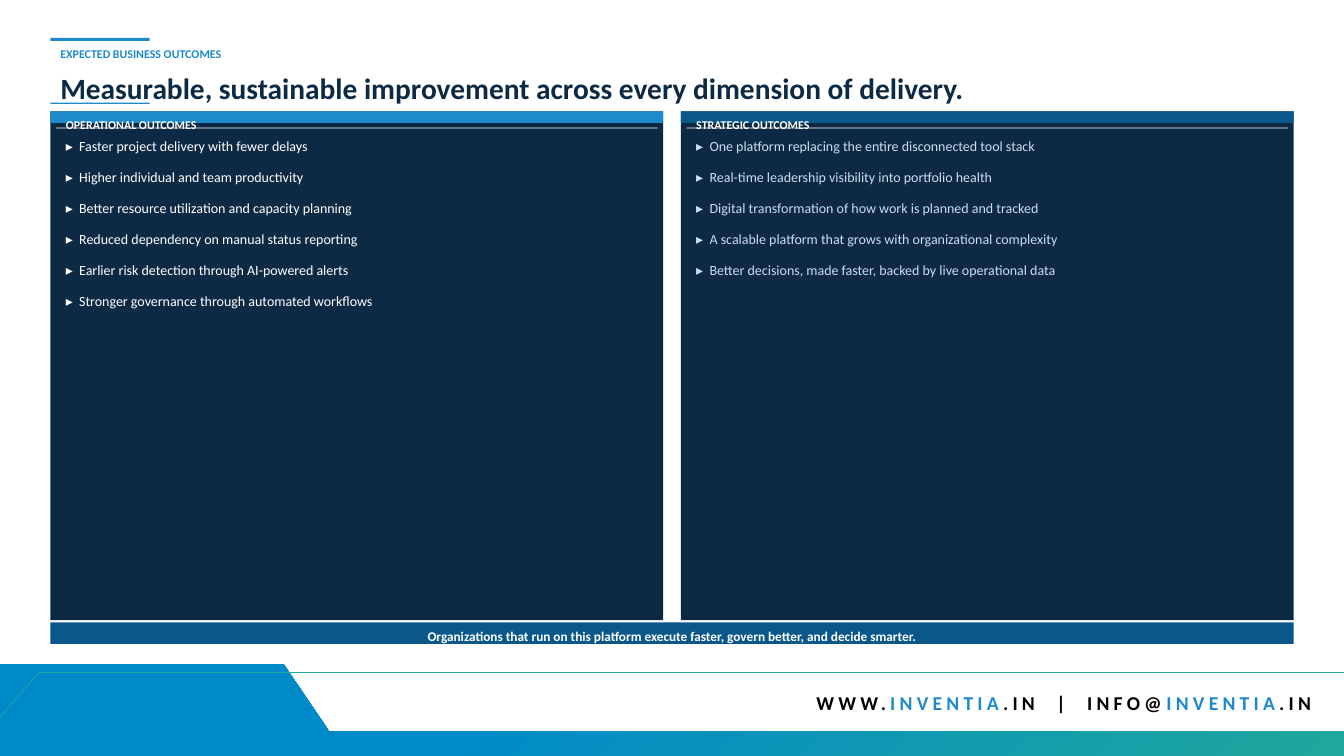
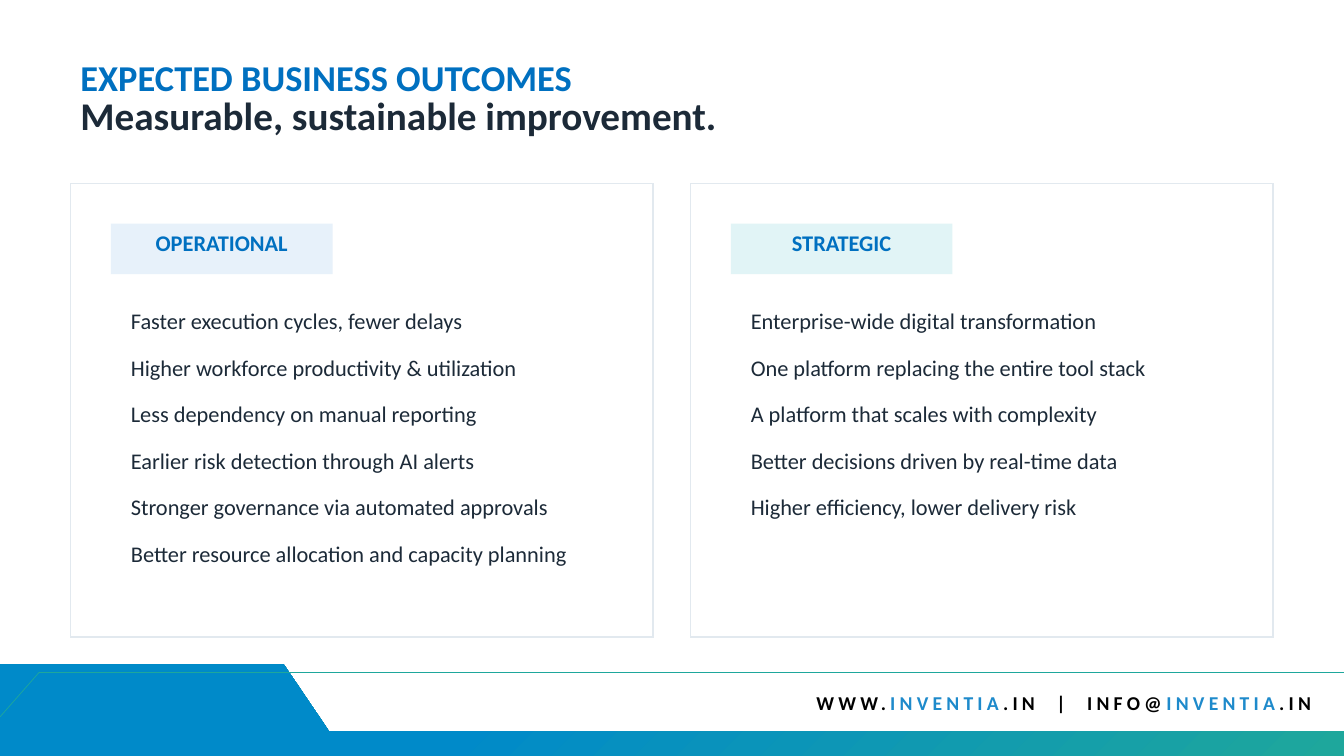
Before and after one commit to Harrsh25/Web-Clone, a slide deck: slide 11 of WFM_Platform_Generic_Professional.pptx. Drawn at 1344x756 pixels with LibreOffice and Linux fonts; fonts in the diff are those of the drawing; background and template pictures are left out. Boxes give left, top, right and bottom in pixels: in the first picture for what was removed or moved away, otherwise in the second. Text is boxed around its words. In the diff, an @@ line names an element or a change of style, - is before the commit and + after.

```diff
--- a/WFM_Platform_Generic_Professional.pptx
+++ b/WFM_Platform_Generic_Professional.pptx
@@ rectangle removed at box(50, 38, 149, 41) @@
@@ text "EXPECTED BUSINESS OUTCOMES": place and size @@
-text "EXPECTED BUSINESS OUTCOMES" at box(60, 50, 222, 58)
+text "EXPECTED BUSINESS OUTCOMES" at box(80, 67, 572, 92)
@@ text "EXPECTED BUSINESS OUTCOMES" at box(80, 67, 572, 92): size 8.5 to 26 pt, text colour #1E8ACB to #0070C0 @@
@@ rectangle removed at box(50, 111, 663, 122) @@
@@ text at box(80, 102, 716, 136): text changed; size 21 to 28 pt; text colour #0D2A45 to #1C2A38 @@
-Measurable, sustainable improvement across every dimension of delivery.
+Measurable, sustainable improvement.
@@ rectangle removed at box(681, 111, 1294, 122) @@
@@ text removed at box(79, 141, 308, 154) @@
-▸ Faster project delivery with fewer delays
@@ rectangle removed at box(687, 128, 1289, 129) @@
@@ text removed at box(710, 141, 1035, 154) @@
-▸ One platform replacing the entire disconnected tool stack
@@ text removed at box(79, 172, 303, 185) @@
-▸ Higher individual and team productivity
@@ text removed at box(710, 172, 992, 185) @@
-▸ Real-time leadership visibility into portfolio health
@@ rectangle: place and size @@
-rectangle at box(50, 111, 663, 620)
+rectangle at box(71, 184, 653, 637)
@@ rectangle at box(71, 184, 653, 637): fill #0D2A45 to #FFFFFF; outline none to #E2E9EF 1 pt @@
@@ text removed at box(79, 203, 352, 216) @@
-▸ Better resource utilization and capacity planning
@@ rectangle at box(691, 184, 1273, 637): fill #0D2A45 to #FFFFFF; outline none to #E2E9EF 1 pt @@
@@ rectangle: place and size @@
-rectangle at box(681, 111, 1294, 620)
+rectangle at box(691, 184, 1273, 637)
@@ text removed at box(710, 203, 1038, 216) @@
-▸ Digital transformation of how work is planned and tracked
@@ text removed at box(79, 234, 358, 247) @@
-▸ Reduced dependency on manual status reporting
@@ rectangle: place and size @@
-rectangle at box(50, 103, 149, 104)
+rectangle at box(111, 224, 333, 274)
@@ rectangle at box(111, 224, 333, 274): fill #1E8ACB to #E7F1FA @@
@@ text at box(156, 236, 288, 251): text changed; size 8.5 to 16 pt; text colour #FFFFFF to #0070C0 @@
-OPERATIONAL OUTCOMES
+OPERATIONAL
@@ text removed at box(710, 234, 1058, 247) @@
-▸ A scalable platform that grows with organizational complexity
@@ rectangle: place and size @@
-rectangle at box(55, 128, 657, 129)
+rectangle at box(731, 224, 953, 274)
@@ rectangle at box(731, 224, 953, 274): fill #FFFFFF to #E1F4F6 @@
@@ text at box(792, 236, 891, 251): text changed; size 8.5 to 16 pt; text colour #FFFFFF to #0070C0 @@
-STRATEGIC OUTCOMES
+STRATEGIC
@@ text removed at box(79, 265, 349, 278) @@
-▸ Earlier risk detection through AI-powered alerts
@@ text removed at box(710, 265, 1055, 277) @@
-▸ Better decisions, made faster, backed by live operational data
@@ text removed at box(79, 296, 372, 309) @@
-▸ Stronger governance through automated workflows
@@ text added at box(131, 313, 566, 566), 16 pt, text #1C2A38 @@
+Faster execution cycles, fewer delays
+Higher workforce productivity & utilization
+Less dependency on manual reporting
+Earlier risk detection through AI alerts
+Stronger governance via automated approvals
+Better resource allocation and capacity planning
@@ text added at box(751, 313, 1145, 519), 16 pt, text #1C2A38 @@
+Enterprise-wide digital transformation
+One platform replacing the entire tool stack
+A platform that scales with complexity
+Better decisions driven by real-time data
+Higher efficiency, lower delivery risk
@@ rectangle removed at box(50, 622, 1294, 643) @@
@@ text removed at box(428, 631, 916, 645) @@
-Organizations that run on this platform execute faster, govern better, and decide smarter.
```
Also in this commit, not shown: 10 other slides changed, 2 slides added, 2 slides removed.
